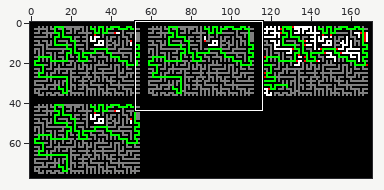
One commit to this sprite sheet: testMazes/hard55x37.png. The first picture is a wide view before the edit; the outline marks the close-up.
Close-up. Earlier state:
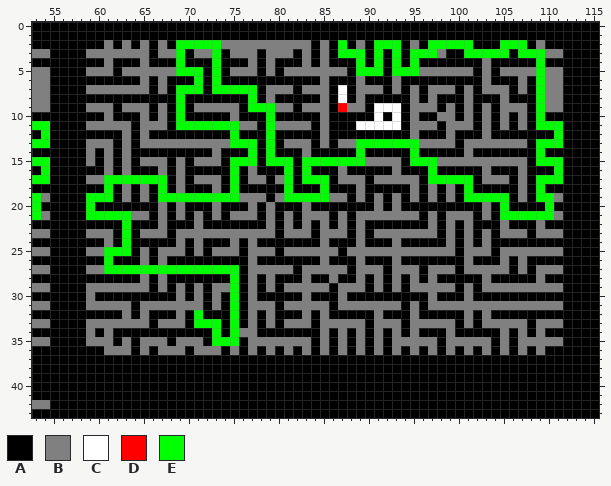
The file is 171x78 pixels. Shown: x 53..115, y 0..43.
Palette (. is transparent): A #000000  B #808080  C #ffffff  D #ff0000  E #00ff00
Pixels before (only the part around the change), first column x 53:
 0 AAAAAAAAAAAAAAAAAAAAAAAAAAAAAAAAAAAAAAAAAAAAAAAAAAAAAAAAAAAAAAA
 1 AAAAAAAAAAAAAAAAAAAAAAAAAAAAAAAAAAAAAAAAAAAAAAAAAAAAAAAAAAAAAAA
 2 AAAAAAAABABABABAEEEEEBBBBBBBBBBABAEABAEEEABAEEEEEAAAEEEABAAAAAA
 3 BBAAAABBBBBBBABBEABBEABBBABBBABABAEEEAEAEAEEEBAAEEEEEAEEEBBAAAA
 4 AAAAAAAABAAABAAAEAAAEAAABABAAABABAAAEAEAEAEAAAAAAABAAAAAEAAAAAA
 5 BBAAAABBBABBBBBBEEEAEABBBABABBBBBBBAEEEAEEEBBBBBBABABBBBEBBAAAA
 6 BBAAAAAAAAAABABAAAEAEAAAAAAAAAAABAAABAAABAAAAAAAAABAAABAEBBAAAA
 7 BBAAAABBBBBBBABAEEEAEEEEEABBBABBBACABBBABABABBBABABBBABAEBBAAAA
 8 BBAAAAAAAAAAAAAAEAAAAAAAEABAAAAABACABAAAAABABAAABAAABAAAEBBAAAA
 9 BBAAAABBBABBBABAEABBBBBAEEEBBABBBADBBACCCABBBABABABABBBAEBBAAAA
10 AAAAAAAABAAABABAEAAAAABAAAEAAAAABAAAAACACABAABBABABABABAEAAAAAA
11 EEAAAABBBBBABBBAEEEEEEEBBAEBBBBABAAACCCCCABBBABBBABABABAEEEAAAA
12 AEAAAAAAAABABAAAAAAAAAEAAAEAAAAABAAAAAAAAABAAABAAABAAAAAAAEAAAA
13 EEAAAABBBABABBBBBBBBBBEEEAEABBBABABBEEEEEEEBBBBABBBBBBBAEEEAAAA
14 AAAAAABABABAAAAAAAAABAAAEAEAAABAAAAAEAAAAAEAAAAABAAAAAAAEAAAAAA
15 EEAAAABABABABBBABABBBAEEEAEEEAEEEEEEEBBBBAEEEBBBBBBBBBBAEEEAAAA
16 AEAAAAAABABAAABABAAAAAEABAAAEAEAAABAAAAABAAAEAAAAABAAABAAAEAAAA
17 EEAAAABBEEEEEEEABABBBAEABBABEAEEEABBBABBBBBAEEEEEABBBABAEEEAAAA
18 AAAAAAAAEABABAEABAAABAEAAAAAEAAAEAAABAAAAABABABAEAAAAABAEAAAAAA
19 EBAAAAEEEABABAEEEEEEEEEBBBABEEEEEBBABABABABABABAEEEEEABAEEBAAAA
20 EAAAAAEAAAAAAABABAAABAAABABAAABAAAAAAABABAAAAAAAAABAEAAAAEAAAAA
21 EBAAAAEEEEEBBABABABABABBBABABABBBABABBBBBBBABABBBABAEEEEEEBAAAA
22 AAAAAAAAAAEAAABAAABAAAAAAABABABABABABAAAAAAABABABAAABAAABAAAAAA
23 BBAAAABBBAEABBBABBBBBBBBBBBABBBABBBABABBBBBBBABABABABBBABBBAAAA
24 AAAAAAAABAEAAAAABABAAABABAAAAAAABAAABAAABAAAAABABABAAAAAAAAAAAA
25 BBAAAABBEEEABABBBABABBBABBBABBBBBBABBBBBBBBBBBBABBBABBBBBBBAAAA
26 AAAAAAAAEAAABABAAAAAAAAABAAAAAAABAAABAAABAAAAAAABAAABABAAAAAAAA
27 BBAAAABBEEEEEEEEEEEEEEEABBBBBABBBBBABBBABBBABBBABBBBBABABBBAAAA
28 AAAAAAAAAAAABABAAAAAAAEABABAAABAABAABABABABABAAAAABAAAAABAAAAAA
29 BBAAAABBBBBBBABABABABBEABABABBBBBABBBABABABBBBBABABBBBBBBBBAAAA
30 AAAAAABAAAAAAAAABABABAEABAAAAABAAABAAAAAAAAABAAABAAAAAAAAAAAAAA
31 BBAAAABBBBBABBBBBBBABAEABBBABBBBBABBBBBBBABABBBBBBBBBBBBBBBAAAA
32 AAAAAAAAAABABAAABAEAAAEABABAAABABAAAAABAAABAAAAABABAAAAAAAAAAAA
33 BBAAAABBBBBBBABBBAEEEAEABABABBBABBBBBABBBABBBBBABABBBBBABBBAAAA
34 AAAAAABABAAAAAAAAAAAEAEBBAAAAAAABABABABABABAAABAAAAABABABAAAAAA
35 BBAAAABBBABABBBABBBAEEEABBBBBBBABABABABABBBBBABBBBBABABBBBBAAAA
36 AAAAAAAABBBABABBBABBBABABABABABABABABABABABABABABABABABABAAAAAA
37 AAAAAAAAAAAAAAAAAAAAAAAAAAAAAAAAAAAAAAAAAAAAAAAAAAAAAAAAAAAAAAA
38 AAAAAAAAAAAAAAAAAAAAAAAAAAAAAAAAAAAAAAAAAAAAAAAAAAAAAAAAAAAAAAA
39 AAAAAAAAAAAAAAAAAAAAAAAAAAAAAAAAAAAAAAAAAAAAAAAAAAAAAAAAAAAAAAA
Once edited:
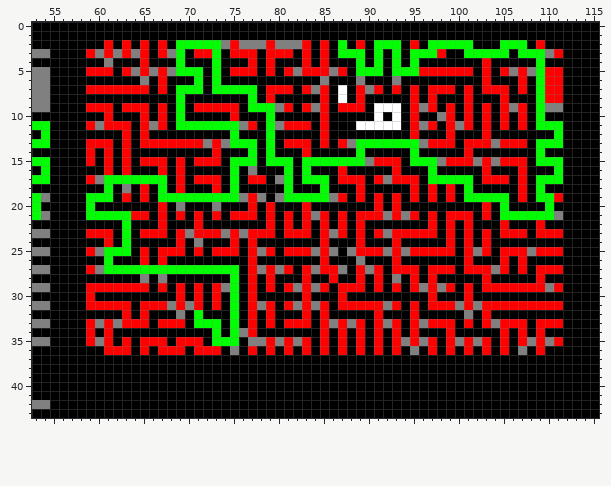
From old to new:
Colour B gives way to colour D in row 2 at x 61, 63, 65, 67, 75, 79, 83, 85, 89, 95 and 109; in row 3 at x 59, 61, 63, 65, 67, 71 to 72, 75 to 77, 79 to 81, 83, 85, 98 and 111; in row 4 at x 65, 77, 79, 83, 85 and 103; in row 5 at x 59 to 61, 63, 65, 67, 75 to 77, 79, 81, 83 to 85, 87, 96 to 101, 103, 105, 107 and 110 to 111; in row 6 at x 67, 103, 107 and 110 to 111; in row 7 at x 59 to 65, 67, 79 to 81, 83, 85, 89, 91, 93, 95, 97 to 99, 101, 103 to 105, 107 and 110 to 111.
Colour B gives way to colour D in row 8 at x 79, 85, 89, 95, 97, 101, 105 and 110 to 111; in row 9 at x 59 to 61, 63 to 65, 67, 71 to 75, 81, 83, 85, 88 to 89, 95, 97, 99, 101, 103, 105 and 107; in row 10 at x 61, 65, 67, 75, 85, 95, 99, 101, 103, 105 and 107; in row 11 at x 59, 61 to 63, 65, 67, 77, 81 to 83, 85, 95, 97, 99, 101, 103, 105 and 107; in row 12 at x 63, 65, 85, 95, 99 and 103; in row 13 at x 59 to 61, 63, 65 to 71, 73, 81 to 83, 85, 87, 97 to 99, 101 to 103 and 105 to 107.
Colour B gives way to colour D in row 14 at x 59, 61, 63, 73, 83 and 101; in row 15 at x 59, 61, 63, 65 to 67, 69, 71 to 73, 91 to 93, 99 to 101, 103 and 105 to 107; in row 16 at x 61, 63, 67, 69, 87, 93, 103 and 107; in row 17 at x 59, 69, 71 to 73, 77 to 78, 87 to 89, 91, 93 to 95, 103 to 105 and 107; in row 18 at x 65, 69, 73, 89, 95, 97, 99 and 107; in row 19 at x 63, 65, 77, 87, 89, 91, 93, 95, 97, 99, 107 and 111.
Colour B gives way to colour D in row 20 at x 67, 77, 79, 83, 91, 93 and 103; in row 21 at x 64 to 65, 67, 69, 71, 73, 75 to 77, 79, 81, 83, 85, 87, 89 to 91, 93, 95, 97, 99 to 101 and 103; in row 22 at x 67, 71, 79, 81, 83, 85, 87, 89, 97, 99, 101, 105 and 109; in row 23 at x 59 to 61, 65 to 67, 69, 71 to 73, 75, 77 to 79, 81 to 83, 85, 87, 89, 91, 93 to 97, 99, 101, 103, 105 to 107 and 109 to 111; in row 24 at x 61, 69, 75, 77, 85, 89, 93, 99, 101 and 103; in row 25 at x 59, 65, 67 to 69, 71, 73 to 75, 77, 79, 81 to 83, 85, 89 to 91, 93, 95 to 99, 101, 103, 105 to 107 and 109 to 111.
Colour B gives way to colour D in row 26 at x 65, 67, 77, 85, 93, 101, 105 and 107; in row 27 at x 59, 77, 79, 81, 83, 85 to 86, 89, 91, 93 to 95, 97 to 99, 101 to 103, 105, 107 and 109 to 111; in row 28 at x 77, 79, 83, 86, 89, 91, 95, 97, 103 and 109; in row 29 at x 59 to 65, 67, 69, 71, 73, 77, 79, 81, 83, 85, 87 to 89, 91, 93, 95, 97, 99, 101, 103 to 109 and 111; in row 30 at x 59, 69, 71, 73, 77, 83, 87, 97 and 101; in row 31 at x 59 to 63, 65 to 67, 69, 71, 73, 77, 79, 81, 83, 85, 87 to 91, 93, 95, 97 to 99, 101 and 103 to 111.
Colour B gives way to colour D in row 32 at x 63, 65, 77, 79, 83, 85, 91, 95 and 103; in row 33 at x 59, 61, 63 to 65, 67 to 69, 77, 79, 81 to 83, 85, 87, 89, 91, 93, 95, 97 to 99, 101, 103, 105 to 107 and 109 to 111; in row 34 at x 59, 61, 77, 85, 87, 89, 91, 93, 95, 99, 105, 107 and 109; in row 35 at x 59, 61, 63, 65 to 67, 69 to 71, 79, 81, 83, 85, 87, 89, 91, 93, 95, 97, 99, 101, 103, 105, 107, 109 and 111; in row 36 at x 61 to 63, 65, 67 to 69, 71 to 73, 77, 79, 81, 83, 85, 87, 89, 91, 93, 97, 99, 101, 103, 105 and 109.
Pixel boxes of the changes (left, top, right, bottom) in both close-ups:
changed: (86, 40, 563, 355)
